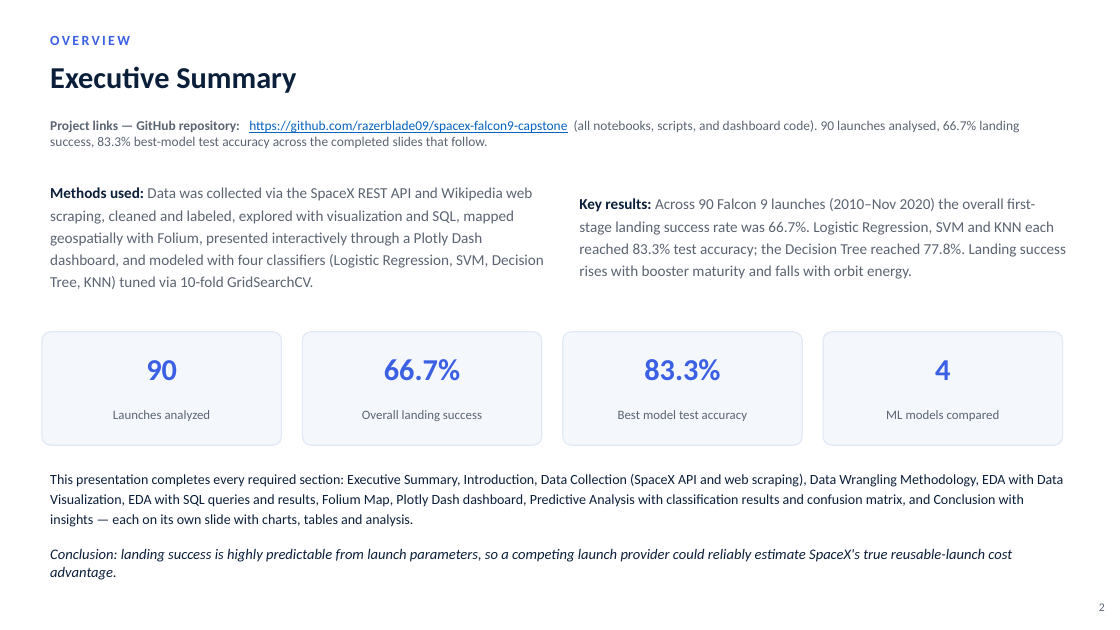
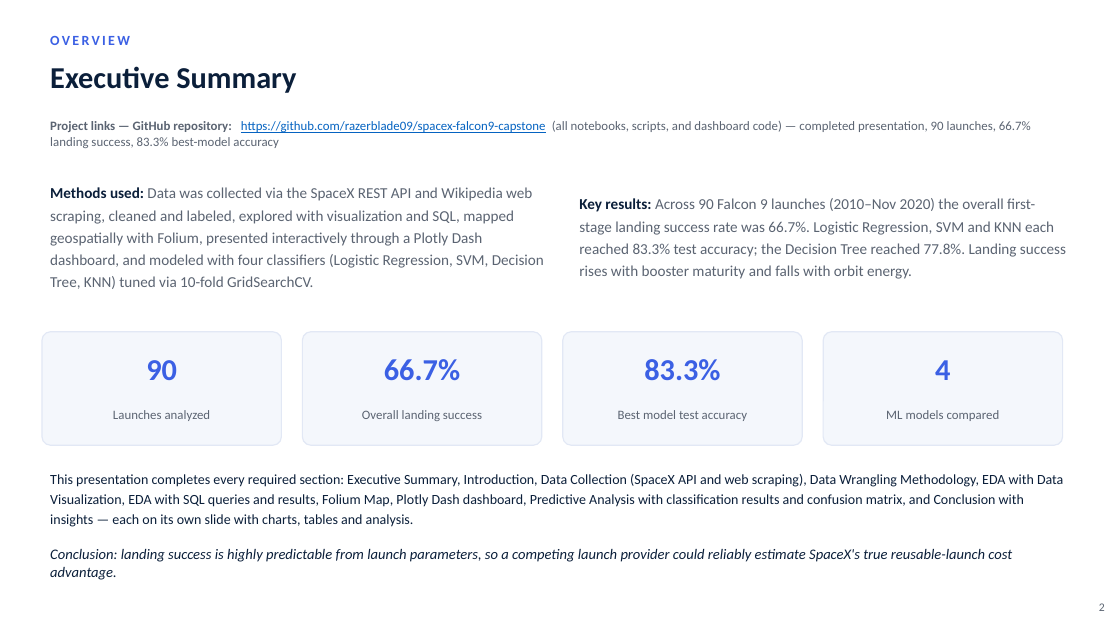
Before and after one commit to razerblade09/spacex-falcon9-capstone, a slide deck: slide 2 of Data_Science_Capstone_Presentation_12.pptx. Drawn at 1120x630 pixels with LibreOffice and Linux fonts; fonts in the diff are those of the drawing. Boxes give left, top, right and bottom in pixels: in the first picture for what was removed or moved away, otherwise in the second. Text is boxed around its words. In the diff, an @@ line names an element or a change of style, - is before the commit and + after.

```diff
--- a/Data_Science_Capstone_Presentation_12.pptx
+++ b/Data_Science_Capstone_Presentation_12.pptx
@@ text at bbox=[50, 121, 1031, 148]: text changed; size 11.5 to 11 pt @@
-Project links — GitHub repository: https://github.com/razerblade09/spacex-falcon9-capstone (all notebooks, scripts, and dashboard code). 90 launches analysed, 66.7% landing success, 83.3% best-model test accuracy across the completed slides that follow.
+Project links — GitHub repository: https://github.com/razerblade09/spacex-falcon9-capstone (all notebooks, scripts, and dashboard code) — completed presentation, 90 launches, 66.7% landing success, 83.3% best-model accuracy
```
Also in this commit, not shown: 10 other slides changed, 2 other files.
